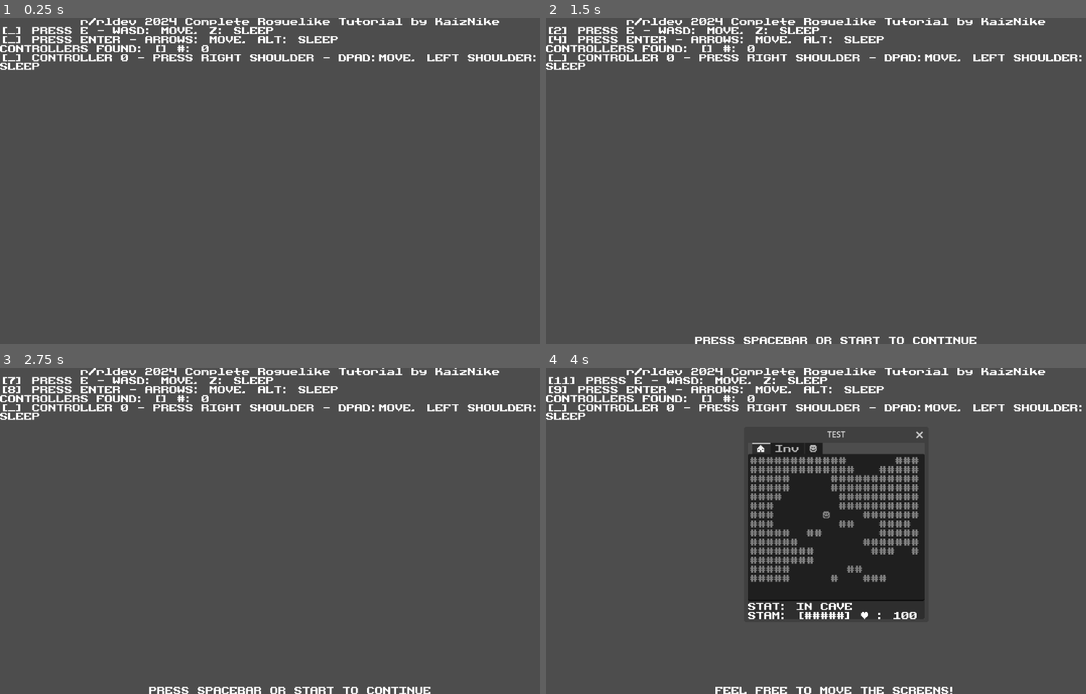
Above: before the commit, frames 1-4 (two rows, left to right).
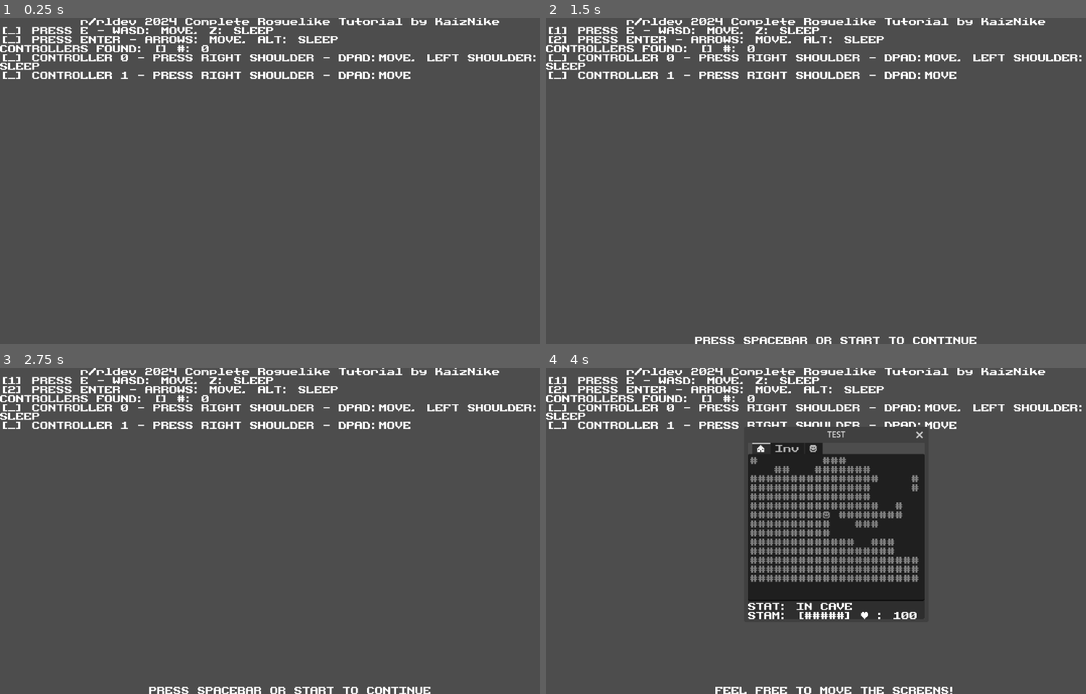
Above: after the commit, the same moments.

Repository: KaizNike/rlreddit-roguelike-tutorial-project-by-KN
Game: Godot game, scene res://src/game.tscn
Two runs of this game, one before a commit and one after it. Both use one fixed random seed, a clock stepped at 60 frames per second and the inputs below.
Inputs:
- Up to frame 1 (0.25 s): no input
- Up to frame 2 (1.5 s): tap E (k1_interact) at 0.5 s; hold E (k1_interact) 0.53-1.28 s; tap Enter (k2_interact) at 0.8, 1.35 s
- Up to frame 3 (2.75 s): tap E (k1_interact) at 1.55, 2 s; hold E (k1_interact) from 2.03 s (still down); tap Enter (k2_interact) at 2.3 s
- Up to frame 4 (4 s): release E (k1_interact) at 2.78 s; tap Enter (k2_interact) at 2.85, 3.8 s; tap E (k1_interact) at 3.05, 3.5 s; hold Space (start) from 3.53 s (still down)

The runs differ from the first frame. In frame 1, 0.8% of the frame differs, in the area x 0-77%, y 16-19%; in frame 2, 0.9%; in frame 3, 0.8%; in frame 4, 4.7%, in the area x 0-77%, y 2-66%.
Error before the commit: Invalid access to property or key 'y' on a base object of type 'Nil'. (res://src/game.gd:50)

Commit message:
Shoddy 2 controller support
needs fixing

Diff:
--- a/Multiplayer RL - RLReddit Project/src/game.gd
+++ b/Multiplayer RL - RLReddit Project/src/game.gd
@@ -1,6 +1,7 @@
 extends Node
 
 var players = 0
+var controllers = []
 var ready_to_play = false
 var started = false
 
@@ -12,20 +13,29 @@
 
 
 func _input(event):
-	if event.is_action_pressed("k1_interact"):
+	if event.is_action_pressed("k1_interact") and "k1" not in controllers:
+		controllers.append("k1")
 		TurnManager.new_player("k1")
 		players += 1
 		%P1K1.text = "["+str(players)+"] PRESS E - WASD: MOVE, Z: SLEEP"
 		pass
-	if event.is_action_pressed("k2_interact"):
+	if event.is_action_pressed("k2_interact") and "k2" not in controllers:
+		controllers.append("k2")
 		TurnManager.new_player("k2")
 		players += 1
 		%P2K2.text = "["+str(players)+"] PRESS ENTER - ARROWS: MOVE, ALT: SLEEP"
 		pass
-	if event.is_action_pressed("c1_interact"):
+	if event.is_action_pressed("c1_interact") and "c1" not in controllers:
+		controllers.append("c1")
 		TurnManager.new_player("c1")
 		players += 1
 		%P3C1.text = "["+str(players)+"] CONTROLLER 0 - PRESS RIGHT SHOULDER - DPAD:MOVE, LEFT SHOULDER: SLEEP"
+		pass
+	if event.is_action_pressed("c2_interact") and "c2" not in controllers:
+		controllers.append("c2")
+		TurnManager.new_player("c2")
+		players += 1
+		%P4C2.text = "["+str(players)+"] CONTROLLER 1 - PRESS RIGHT SHOULDER - DPAD:MOVE, LEFT SHOULDER: SLEEP"
 		pass
 	# ADD C2 - Controller 1
 	if players > 0:
--- a/Multiplayer RL - RLReddit Project/src/game.tscn
+++ b/Multiplayer RL - RLReddit Project/src/game.tscn
@@ -58,7 +58,6 @@
 
 [node name="P4C2" type="Label" parent="GameUI/VBoxContainer"]
 unique_name_in_owner = true
-visible = false
 custom_minimum_size = Vector2(100, 0)
 layout_mode = 2
 text = "[_] CONTROLLER 1 - PRESS RIGHT SHOULDER - DPAD:MOVE"
